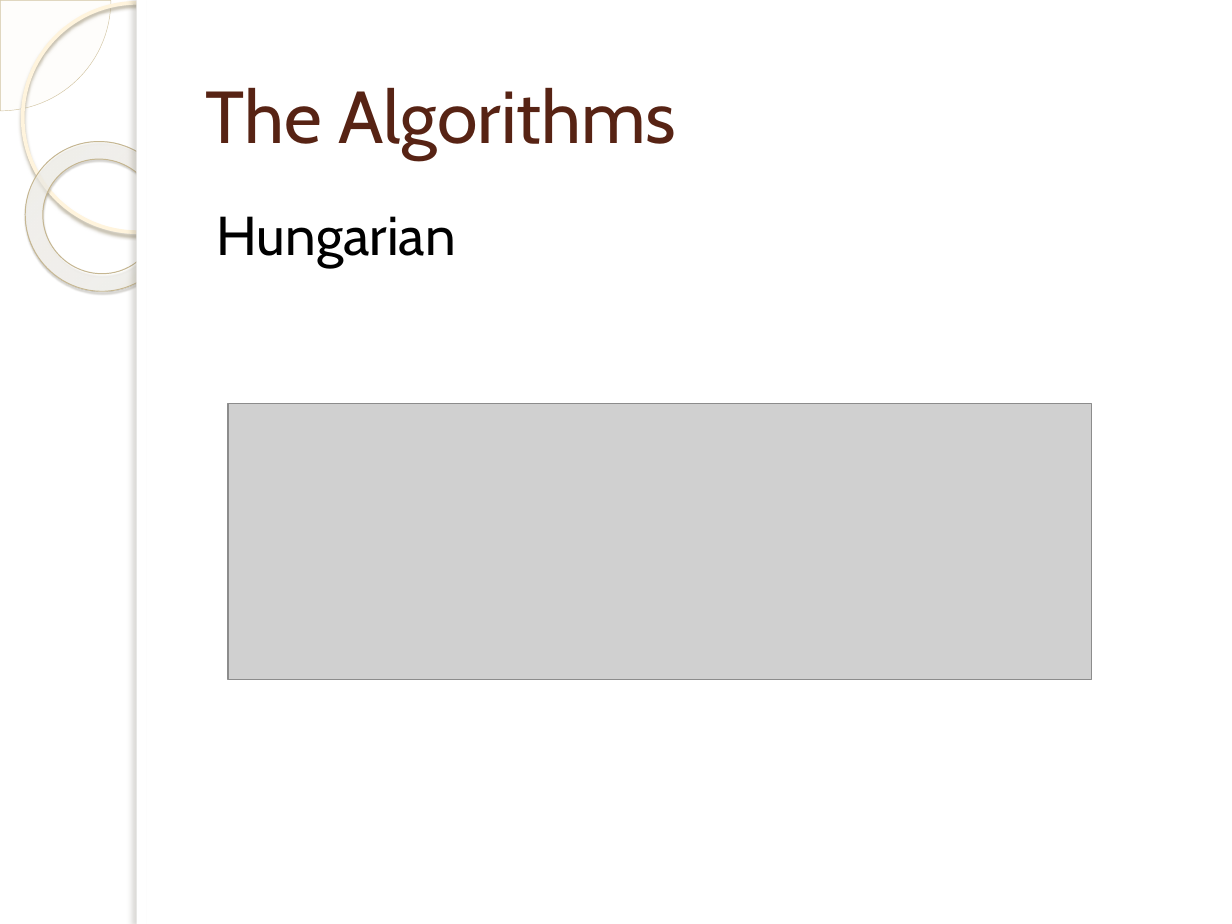
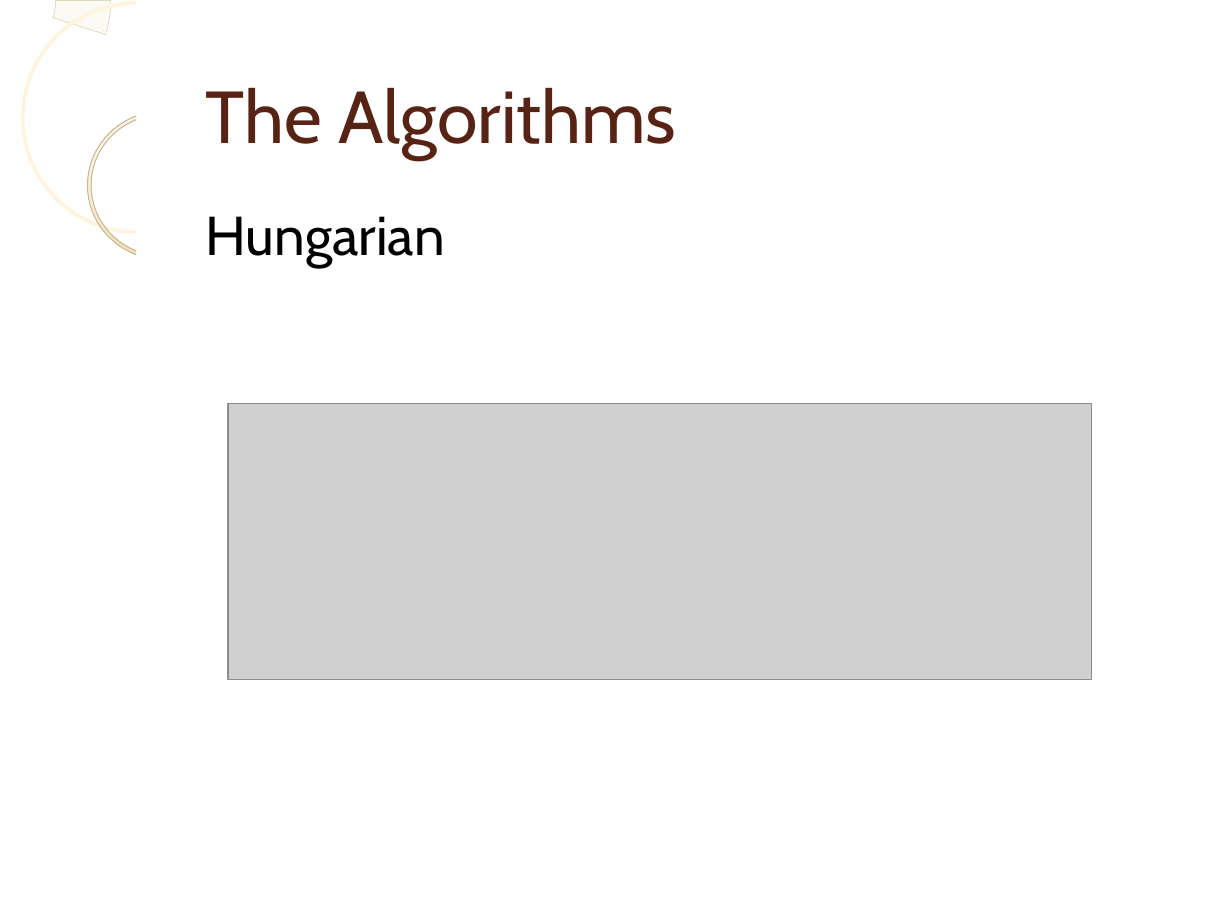
Before and after one commit to laurita/SimilaritySearch-project, a slide deck: slide 6 of presentation/presentation.pptx (slide 7 before the commit). Drawn at 1232x924 pixels with LibreOffice and Linux fonts; fonts in the diff are those of the drawing; grey boxes stand for pictures; background and template pictures are left out. Boxes give left, top, right and bottom in pixels: in the first picture for what was removed or moved away, otherwise in the second. Text is boxed around its words. In the diff, an @@ line names an element or a change of style, - is before the commit and + after.

```diff
--- a/presentation/presentation.pptx
+++ b/presentation/presentation.pptx
@@ pie slice (boxed as its full ellipse) removed at box(0, 0, 111, 111) @@
@@ arch (boxed as its full ring) added at box(0, 0, 111, 111), fill #FCFAF4, outline #D1C3A0 0.26 pt @@
@@ ellipse at box(22, 2, 251, 232): outline #FFF5DE 2.15 pt to #FFF4DD 2.15 pt; shadow off @@
@@ rectangle at box(137, 0, 147, 924): shadow off @@
@@ donut at box(87, 111, 239, 260): fill gradient #FFFCF6 to #FFFEFB to #F0D28E to gradient #FEFAF6 to #EED18E; outline #C7B893 0.58 pt to #C6B792 0.57 pt; shadow off; proportions changed; rotation 38 to 0 degrees @@
@@ text "Hungarian" at box(206, 216, 445, 268): indent changed; less space between paragraphs @@
```
Also in this commit, not shown: 10 other slides changed, 1 slide added, 1 slide removed.
